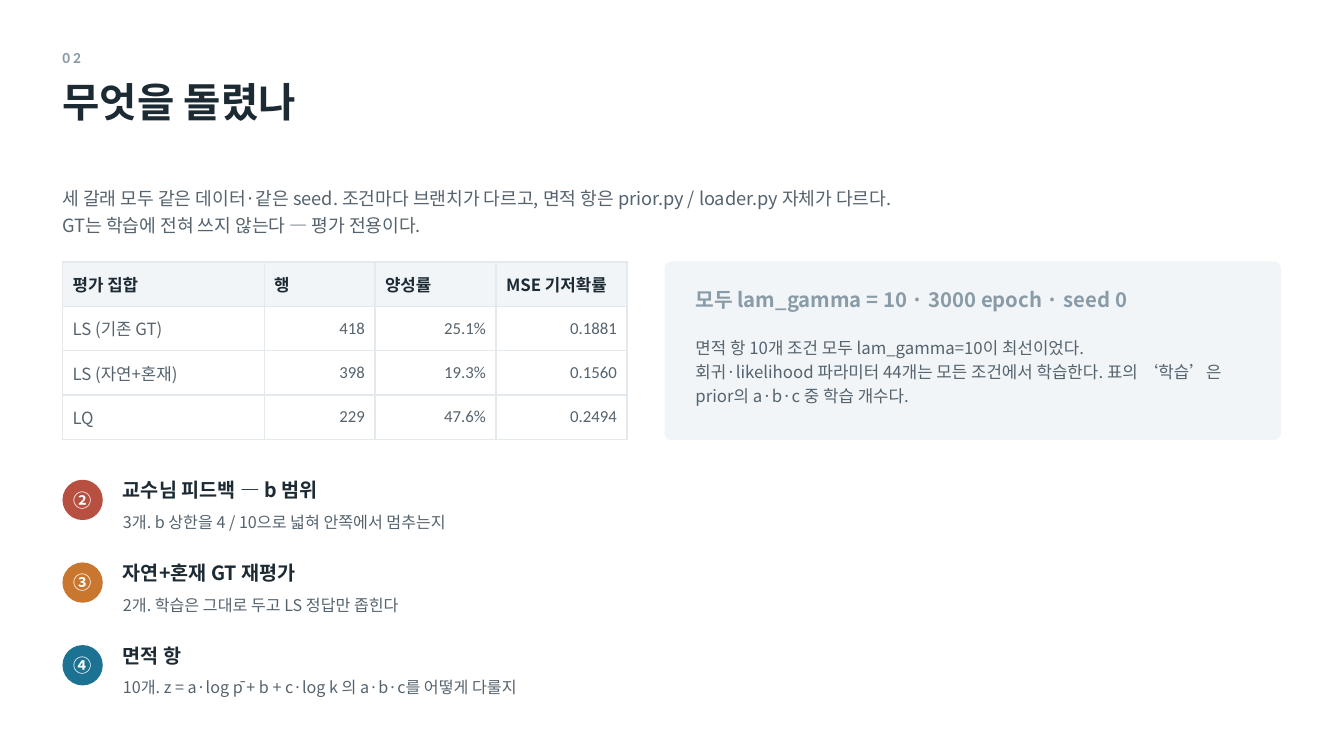
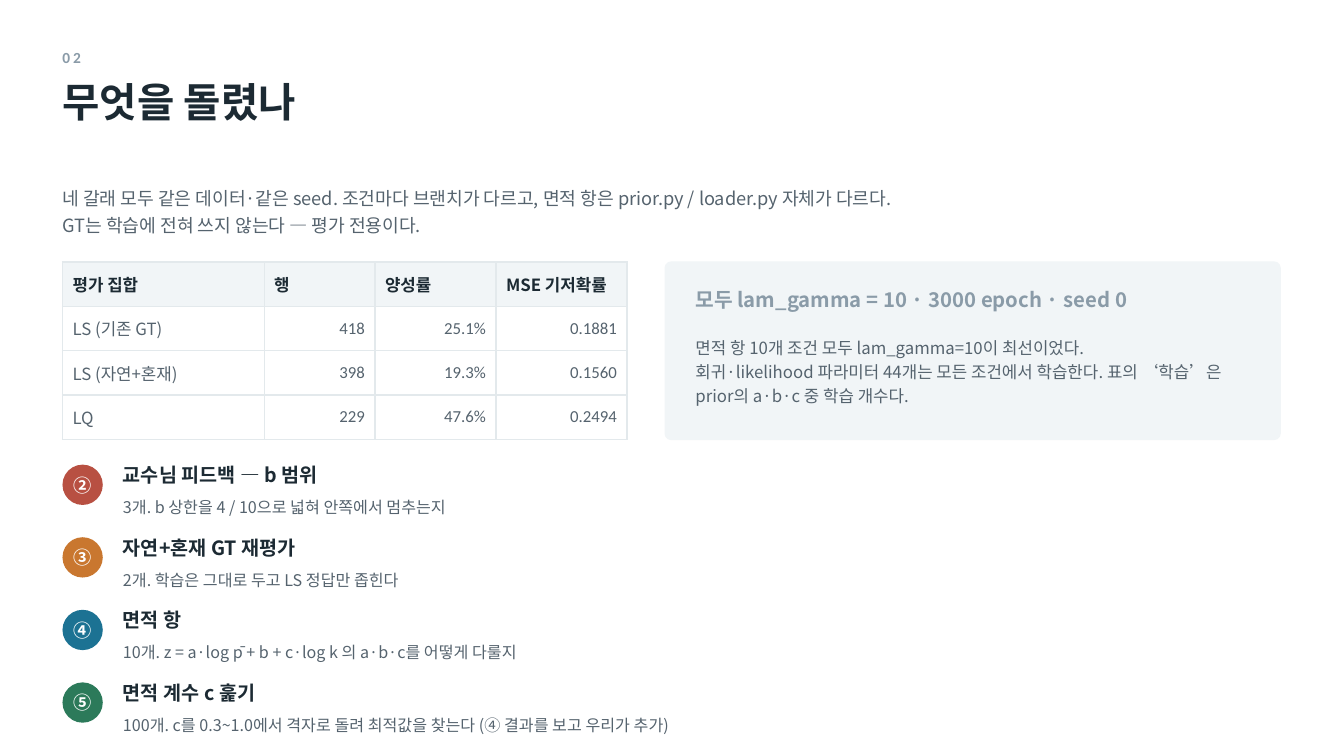
Before and after one commit to minji1217/pilotA, a slide deck: slide 4 of docs/후속실험3_발표.pptx. Drawn at 1344x756 pixels with LibreOffice and Linux fonts; fonts in the diff are those of the drawing. Boxes give left, top, right and bottom in pixels: in the first picture for what was removed or moved away, otherwise in the second. Text is boxed around its words. In the diff, an @@ line names an element or a change of style, - is before the commit and + after.

```diff
--- a/docs/후속실험3_발표.pptx
+++ b/docs/후속실험3_발표.pptx
@@ text at bbox=[62, 190, 891, 209]: text changed @@
-세 갈래 모두 같은 데이터·같은 seed. 조건마다 브랜치가 다르고, 면적 항은 prior.py / loader.py 자체가 다르다.
+네 갈래 모두 같은 데이터·같은 seed. 조건마다 브랜치가 다르고, 면적 항은 prior.py / loader.py 자체가 다르다.
@@ 3 texts, 1 ellipse: place and size @@
-3 texts, 1 ellipse at bbox=[63, 480, 445, 530]
+3 texts, 1 ellipse at bbox=[63, 465, 445, 515]
@@ 3 texts, 1 ellipse: place and size @@
-3 texts, 1 ellipse at bbox=[63, 563, 399, 613]
+3 texts, 1 ellipse at bbox=[63, 537, 399, 588]
@@ 3 texts, 1 ellipse: place and size @@
-3 texts, 1 ellipse at bbox=[63, 645, 517, 697]
+3 texts, 1 ellipse at bbox=[63, 610, 517, 662]
@@ ellipse added at bbox=[63, 683, 103, 723], fill #2C7A5A @@
@@ text added at bbox=[123, 683, 255, 702], 14 pt, text #1C2A33, bold @@
+면적 계수 c 훑기
@@ text added at bbox=[74, 693, 92, 711], 13 pt, text #FFFFFF, bold @@
+⑤
@@ text added at bbox=[123, 717, 669, 734], 11.5 pt, text #55636E @@
+100개. c를 0.3~1.0에서 격자로 돌려 최적값을 찾는다 (④ 결과를 보고 우리가 추가)
```
Also in this commit, not shown: 1 other slide changed, 2 slides added, 3 other files.
